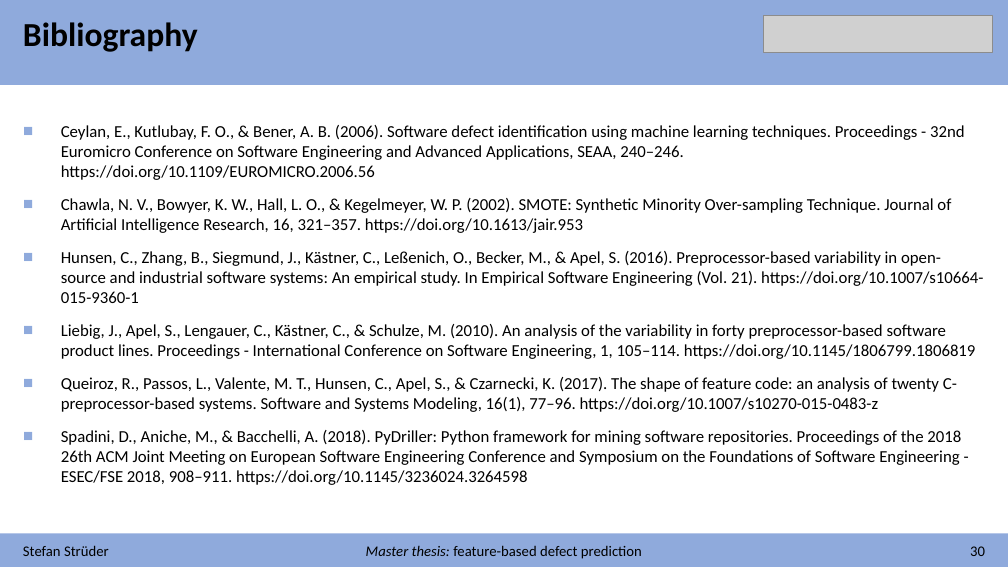
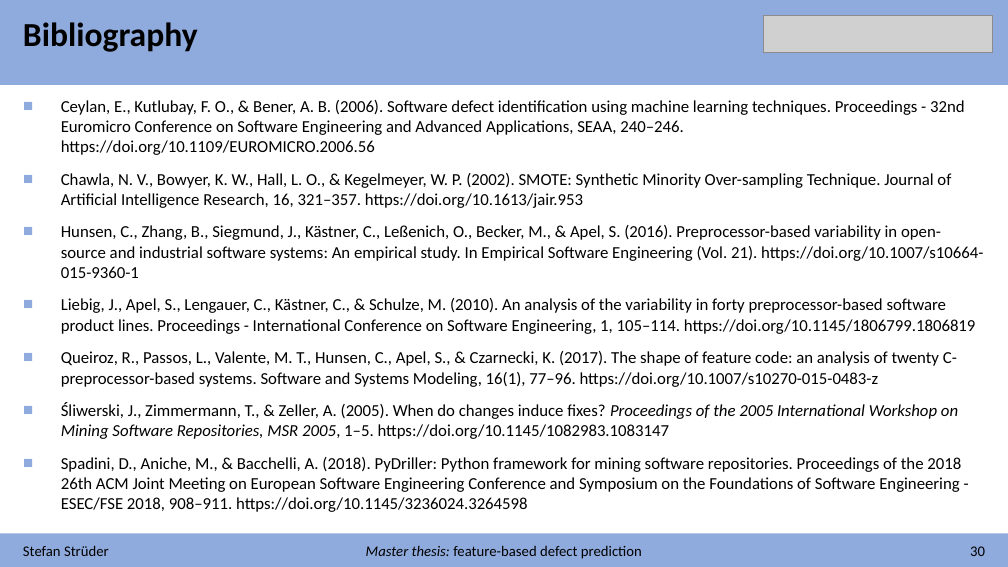
Before and after one commit to stefanstrueder/MA_Strueder, a slide deck: slide 30 of Zwischenbericht/Zwischenbericht.pptx. Drawn at 1008x567 pixels with LibreOffice and Linux fonts; fonts in the diff are those of the drawing; grey boxes stand for pictures. Boxes give left, top, right and bottom in pixels: in the first picture for what was removed or moved away, otherwise in the second. Text is boxed around its words. In the diff, an @@ line names an element or a change of style, - is before the commit and + after.

```diff
--- a/Zwischenbericht/Zwischenbericht.pptx
+++ b/Zwischenbericht/Zwischenbericht.pptx
@@ text "Ceylan, E., Kutlubay, F. O., ...": place and size @@
-text "Ceylan, E., Kutlubay, F. O., ..." at box(61, 125, 983, 485)
+text "Ceylan, E., Kutlubay, F. O., ..." at box(61, 100, 983, 512)
@@ text at box(61, 403, 958, 439): paragraph added @@
+■ Śliwerski, J., Zimmermann, T., & Zeller, A. (2005). When do changes induce fixes? Proceedings of the 2005 International Workshop on Mining Software Repositories, MSR 2005, 1–5. https://doi.org/10.1145/1082983.1083147
```
Also in this commit, not shown: 14 other slides changed, 1 other file.
